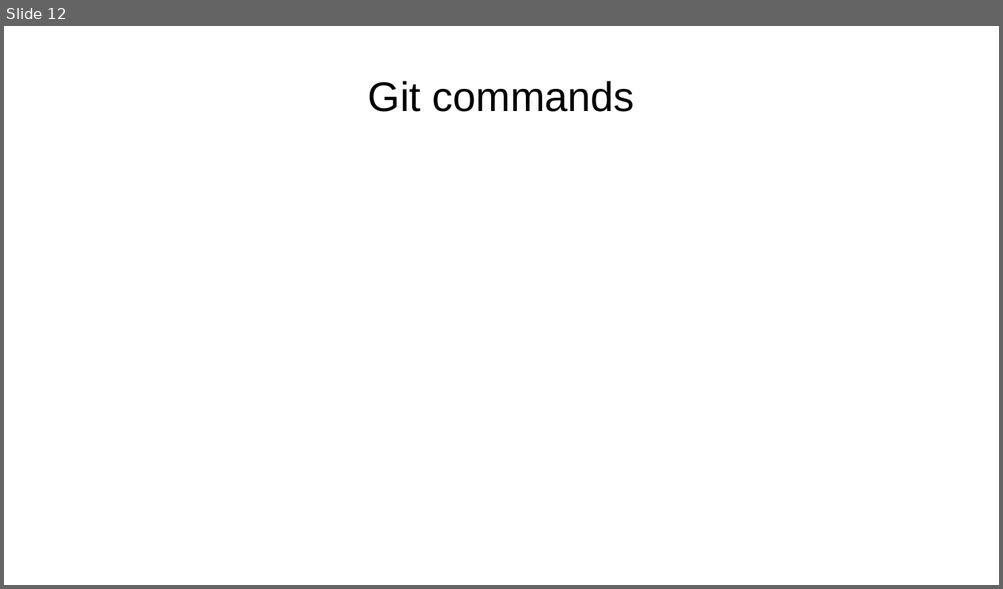
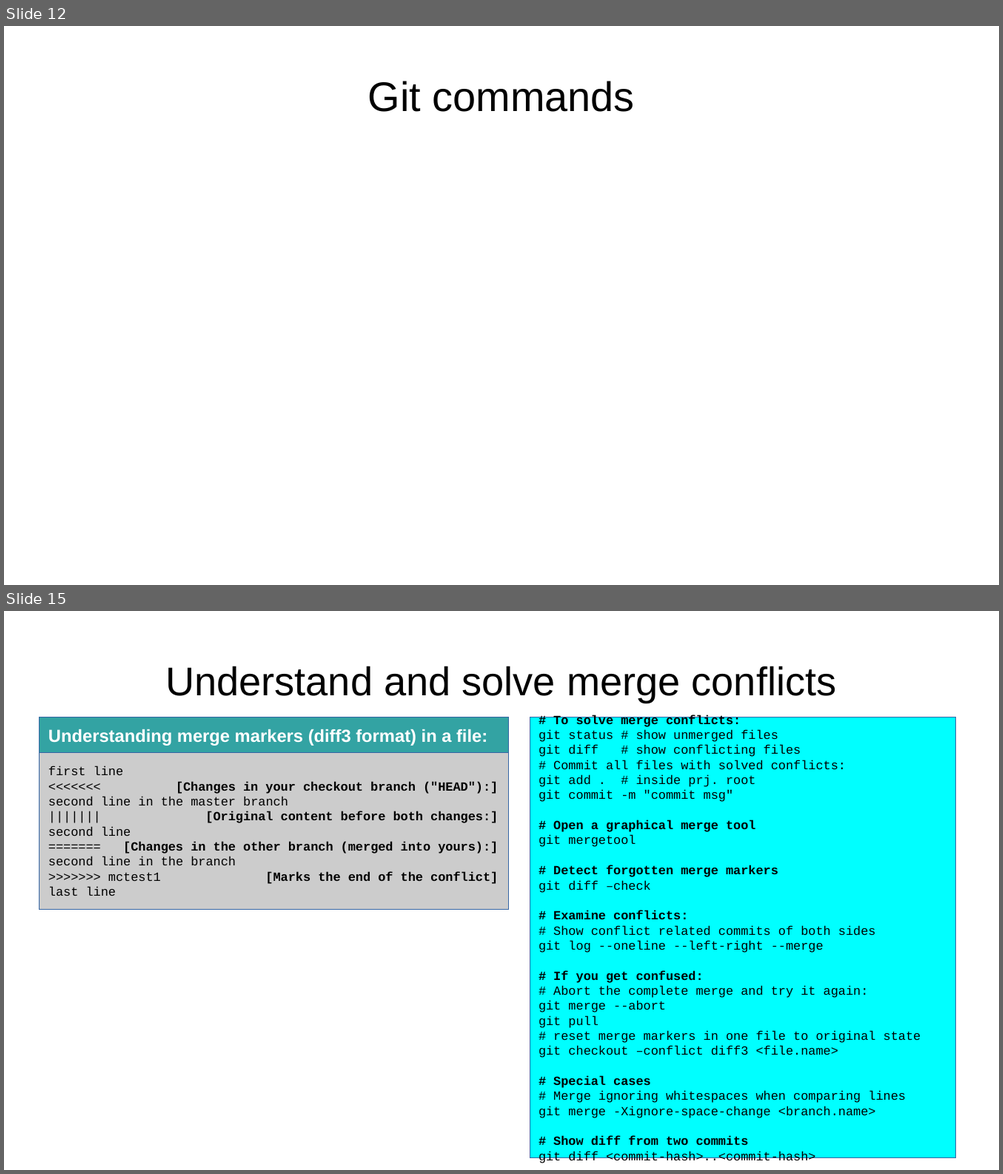
Before and after one commit to aryoda/git_essentials, a slide deck: Introduction to Git collaboration workflows.odp. Shown one above the other, each under a label of ours: slide 12 before the commit, slides 12 and 15 after it; the slides between them are not shown. The pictures are 1003x589 and 1003x1174 pixels, drawn with LibreOffice and Linux fonts; fonts in the diff are those of the drawing. Boxes give left, top, right and bottom in pixels: in the first picture for what was removed or moved away, otherwise in the second. Text is boxed around its words. In the diff, an @@ line names an element or a change of style, - is before the commit and + after.

```diff
--- a/Introduction to Git collaboration workflows.odp
+++ b/Introduction to Git collaboration workflows.odp
@@ slide 15 added at (4, 611, 999, 1170), background #FFFFFF @@
@@ title added at (165, 666, 836, 703), 32 pt, text #000000 @@
+Understand and solve merge conflicts
@@ rectangle added at (40, 718, 509, 752), fill #33A3A3, outline #3465A4 0 pt, 14 pt, text #FFFFFF, bold @@
+Understanding merge markers (diff3 format) in a file:
@@ rectangle added at (529, 718, 955, 1158), fill #00FFFF, outline #3465A4 0 pt, 10 pt, text #000000 @@
+# To solve merge conflicts:
+git status # show unmerged files
+git diff # show conflicting files
+# Commit all files with solved conflicts:
+git add . # inside prj. root
+git commit -m "commit msg"
+# Open a graphical merge tool
+git mergetool
+# Detect forgotten merge markers
+git diff –check
+# Examine conflicts:
+# Show conflict related commits of both sides
+git log --oneline --left-right --merge
+# If you get confused:
+# Abort the complete merge and try it again:
+git merge --abort
+git pull
+# reset merge markers in one file to original state
+git checkout –conflict diff3 <file.name>
+# Special cases
+# Merge ignoring whitespaces when comparing lines
+git merge -Xignore-space-change <branch.name>
+# Show diff from two commits
+git diff <commit-hash>..<commit-hash>
@@ rectangle added at (40, 752, 509, 908), fill #CCCCCC, outline #3465A4 0 pt, 10 pt, text #000000, bold @@
+first line
+<<<<<<< [Changes in your checkout branch ("HEAD"):]
+second line in the master branch
+||||||| [Original content before both changes:]
+second line
+======= [Changes in the other branch (merged into yours):]
+second line in the branch
+>>>>>>> mctest1 [Marks the end of the conflict]
+last line
```
Also in this commit, not shown: 6 slides changed, 2 other slides added.
